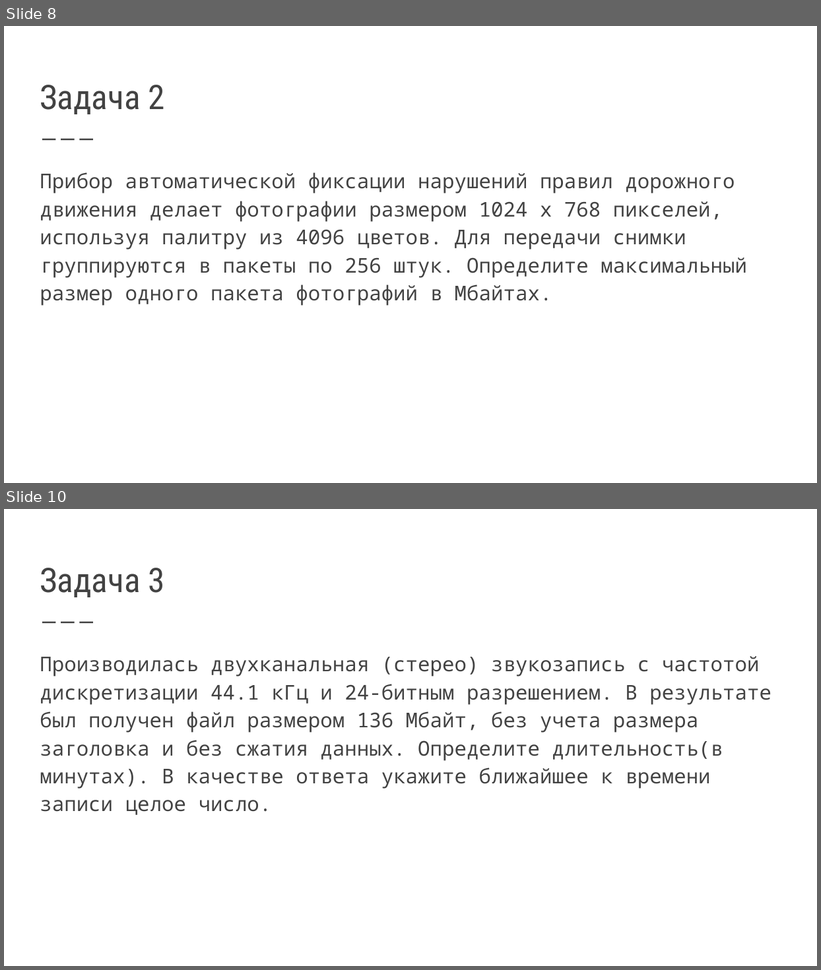
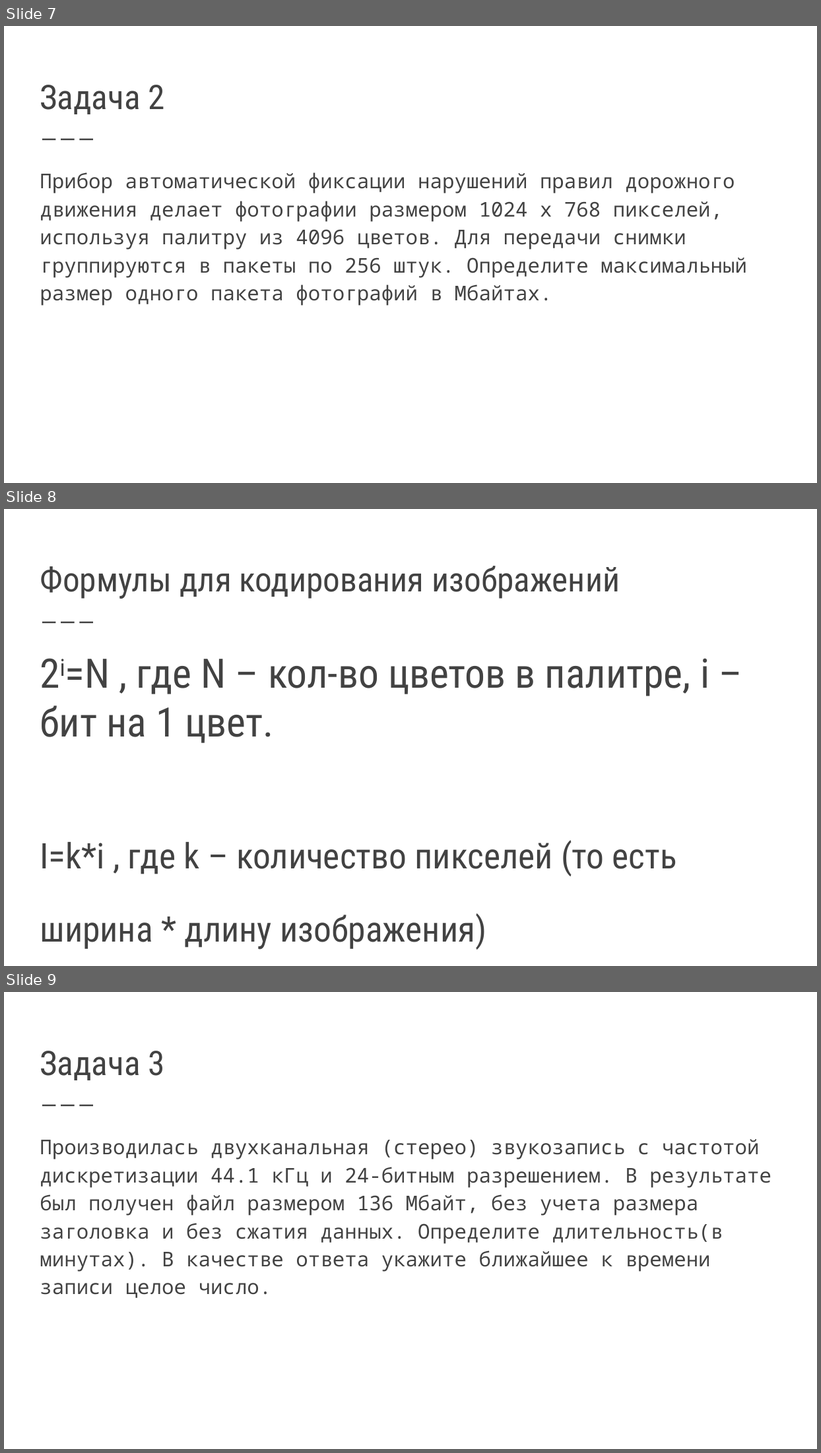
Before and after one commit to EPostanogova/1561_for_students, a slide deck: конспекты к задачам егэ/Простые вычисления.pptx. Shown one above the other, each under a label of ours: slides 8 and 10 before the commit, slides 7, 8 and 9 after it; the slides between them are not shown. The pictures are 821x970 and 821x1453 pixels, drawn with LibreOffice and Linux fonts; fonts in the diff are those of the drawing. Boxes give left, top, right and bottom in pixels: in the first picture for what was removed or moved away, otherwise in the second. Text is boxed around its words. In the diff, an @@ line names an element or a change of style, - is before the commit and + after.

```diff
--- a/конспекты к задачам егэ/Простые вычисления.pptx
+++ b/конспекты к задачам егэ/Простые вычисления.pptx
@@ slide 8 added at <box>4,509,817,966</box>, background #FFFFFF; not listed: 1 template element that a slide beside it also shows @@
@@ title added at <box>40,566,620,599</box>, 30 pt, text #424242 @@
+Формулы для кодирования изображений
@@ text added at <box>40,658,710,950</box>, 54 pt, text #424242 @@
+2i=N , где N – кол-во цветов в палитре, i – бит на 1 цвет.
+I=k*i , где k – количество пикселей (то есть ширина * длину изображения)
@@ what was slide 8 is now slide 7 @@
@@ what was slide 10 is now slide 9 @@
```
Also in this commit, not shown: 2 other slides added, 4 slides removed.
